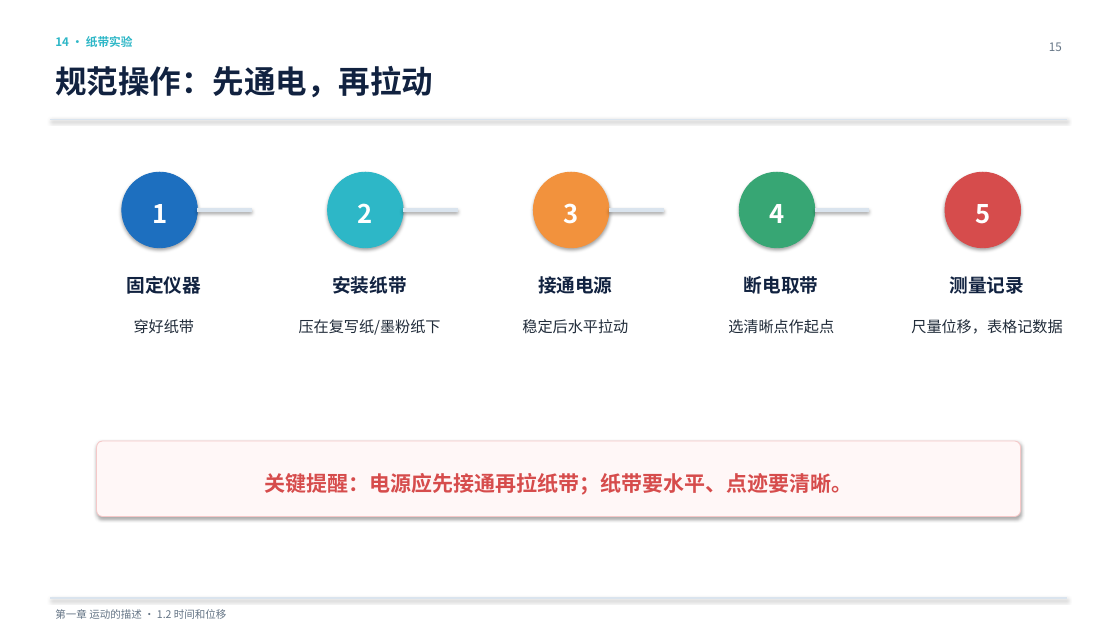
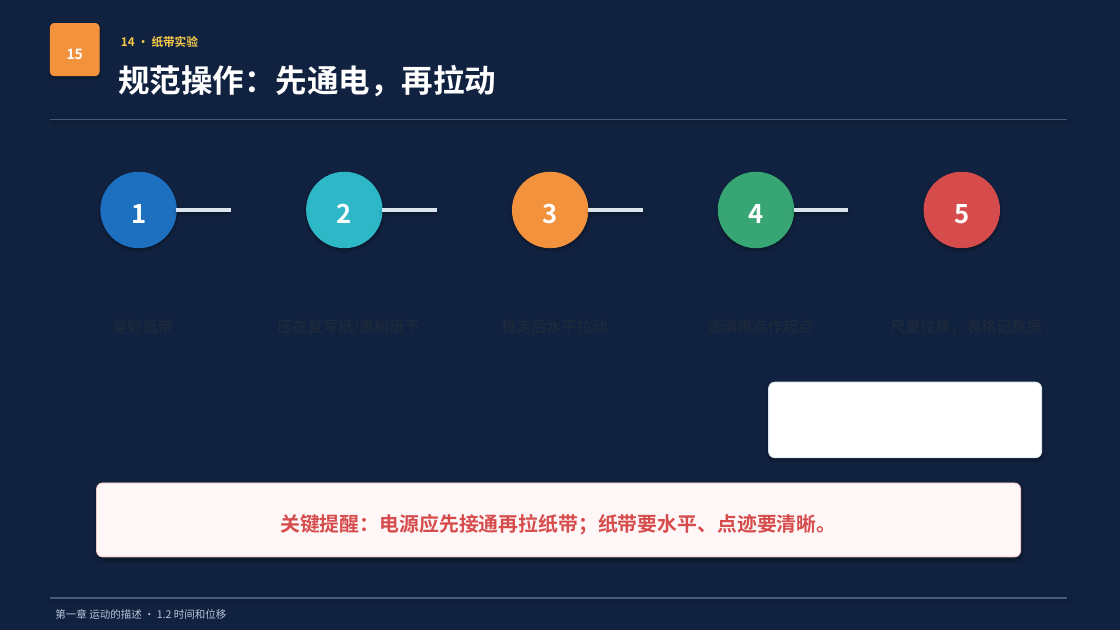
Before and after one commit to sanxFlower/physics, a slide deck: slide 15 of 高中物理/光谷二高/26级-高一/1.2 时间位移/1.2时间位移_开学第一课.pptx. Drawn at 1120x630 pixels with LibreOffice and Linux fonts; fonts in the diff are those of the drawing. Boxes give left, top, right and bottom in pixels: in the first picture for what was removed or moved away, otherwise in the second. Text is boxed around its words. In the diff, an @@ line names an element or a change of style, - is before the commit and + after.

```diff
--- a/高中物理/光谷二高/26级-高一/1.2 时间位移/1.2时间位移_开学第一课.pptx
+++ b/高中物理/光谷二高/26级-高一/1.2 时间位移/1.2时间位移_开学第一课.pptx
@@ background #FFFFFF to #112240 @@
@@ rounded rectangle added at <box>50,24,99,76</box>, fill #F2923D, outline #F2923D 0.75 pt @@
@@ text "14 · 纸带实验": place and size @@
-text "14 · 纸带实验" at <box>55,36,133,47</box>
+text "14 · 纸带实验" at <box>121,36,199,47</box>
@@ text "14 · 纸带实验" at <box>121,36,199,47</box>: text colour #2DB7C7 to #F7CB4A @@
@@ text "15": place and size @@
-text "15" at <box>1049,42,1062,51</box>
+text "15" at <box>67,48,83,59</box>
@@ text "15" at <box>67,48,83,59</box>: size 10 to 12 pt, text colour #647485 to #FFFFFF, bold on; alignment right to centre @@
@@ text "规范操作：先通电，再拉动": place and size @@
-text "规范操作：先通电，再拉动" at <box>55,66,433,97</box>
+text "规范操作：先通电，再拉动" at <box>118,65,496,96</box>
@@ text "规范操作：先通电，再拉动" at <box>118,65,496,96</box>: text colour #112240 to #FFFFFF @@
@@ line (50, 119) - (1067, 119): stroke #DAE4EE 1 pt to #435D80 1 pt @@
@@ 5 texts, 5 ellipses, 4 lines: place and size @@
-5 texts, 5 ellipses, 4 lines at <box>122,172,1021,248</box>
+5 texts, 5 ellipses, 4 lines at <box>101,172,1000,248</box>
@@ text removed at <box>127,276,201,294</box> @@
-固定仪器
@@ text removed at <box>332,276,406,294</box> @@
-安装纸带
@@ text removed at <box>538,276,612,294</box> @@
-接通电源
@@ text removed at <box>744,276,818,294</box> @@
-断电取带
@@ text removed at <box>950,276,1024,294</box> @@
-测量记录
@@ text removed at <box>134,319,195,334</box> @@
-穿好纸带
@@ text removed at <box>299,319,441,335</box> @@
-压在复写纸/墨粉纸下
@@ text removed at <box>522,319,628,334</box> @@
-稳定后水平拉动
@@ text removed at <box>728,319,834,333</box> @@
-选清晰点作起点
@@ text removed at <box>911,319,1062,334</box> @@
-尺量位移，表格记数据
@@ rounded rectangle added at <box>769,382,1042,458</box>, fill #FFFFFF, outline #DAE4EE 0.75 pt @@
@@ rounded rectangle: place and size @@
-rounded rectangle at <box>97,441,1021,517</box>
+rounded rectangle at <box>97,483,1021,557</box>
@@ text "关键提醒：电源应先接通再拉纸带；纸带要水平、点迹要清晰。": place and size @@
-text "关键提醒：电源应先接通再拉纸带；纸带要水平、点迹要清晰。" at <box>265,473,853,495</box>
+text "关键提醒：电源应先接通再拉纸带；纸带要水平、点迹要清晰。" at <box>280,514,836,535</box>
@@ text "关键提醒：电源应先接通再拉纸带；纸带要水平、点迹要清晰。" at <box>280,514,836,535</box>: size 18 to 17 pt @@
@@ line (50, 598) - (1067, 598): stroke #DAE4EE 1 pt to #435D80 1 pt @@
@@ text "第一章 运动的描述 · 1.2 时间和位移" at <box>55,609,227,619</box>: text colour #647485 to #B4C5D7 @@
```
Also in this commit, not shown: 19 other slides changed, 8 other files.
